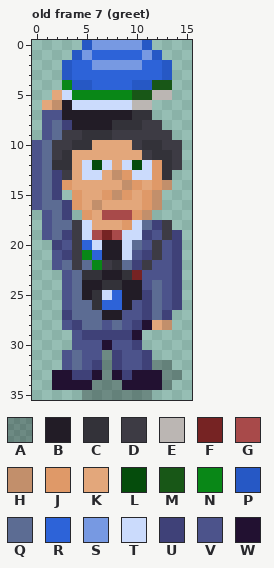
A pixel-art file gets an edit: art/cfe-ksv-pikmets.aseprite. Above is the file before it was changed.
16x36 pixels, 7 frames. Shown: old frame 7 (greet). The commit also changed other frames, which this record leaves out.
Visible layers, top first: "kasi", "kann", "head", "kaamera", "fraater", "shadow" opacity 27%.
Palette (. is transparent): A #00000046  B #221c26  C #333239  D #3d3b44  E #bbb6b3  F #762323  G #a84a4a  H #c28f6b  J #df9968  K #e3a77b  L #054c0c  M #185717  N #098717  P #2658c5  Q #5c6c93  R #2d63d8  S #7799e2  T #cbdbfc  U #3f4178  V #4c538b  W #221131
Pixels before, old frame 7 (greet), first column x 0:
 0 .....PSSSSSP...
 1 ....PSRRRRRSP..
 2 ...PRRSSSSSRRP.
 3 ...PRRRRRRRRRP.
 4 ...NPPRRRRPPMM.
 5 ..KTNNNNNNMMEE.
 6 .KHBTTTTTTEE...
 7 .VVBBBBBBBCC...
 8 .VQUBBBBCCCDD..
 9 .VQDDCCCDDDDDD.
10 VQDDCCKKKKDCCDD
11 VQDCKKKKKKKDCCD
12 VQCCKTLTKTLTJCD
13 VQUDKTTKHJTTJC.
14 VQUJKKKKKHJKJH.
15 VQU.JKKJHJKJH..
16 VQQUJKHKKKKJH..
17 .VQU.JKGGGJH...
18 .VQQDTKKKJTQUD.
19 .VQUDTGFGTTUVDU
20 ..UVDRTBBTQVDVU
21 ..VUDNRBBTVUDVU
22 ..VQDQNDCQUDVVU
23 ...VQCCBBCFVVVU
24 ...VQBBCCBBVQVU
25 ...VQBCTRBBUQVU
26 ...VQQCRRBVUQVU
27 ...UQQQBBVVUQU.
28 ...VUQQVQVUWKH.
29 ....VUUUUUW....
30 ....VVVWVVU....
31 ...VQVVAUVVU...
32 ...VQVUAUVVUAA.
33 ..WWUUWAWUWWWAA
34 ..WWWWAAAWWWWA.
35 .....AAAAAAA...
And afterwards:
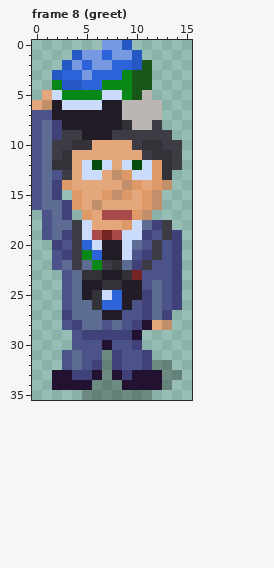
A new or re-ordered frame is compared with the old frame closest to it.
Commit: Add long greet animation for Pikmets
From old to new:
frames 7 -> 10
Frame 8 (greet) is new; against old frame 7 (greet), layers "head", "fraater":
The author changed colour C to colour B in row 8 at x 8; in row 9 at x 5 to 7.
The author changed colour H to colour B in row 6 at x 2.
The author changed colour T to colour B in row 6 at x 7 to 8.
The author changed colour U to colour B in row 8 at x 3.
The author changed colour V to colour B in row 7 at x 2.
Colour E now appears in rows 6 to 7 at x 12.
The author changed colour B to colour E in row 7 at x 9.
The author changed colour C to colour E in row 7 at x 10 to 11; in row 8 at x 10.
The author changed colour D to colour E in row 8 at x 11.
The author changed colour M to colour E in row 5 at x 11.
The author changed colour T to colour E in row 6 at x 9.
The author changed colour K to colour H in row 6 at x 1.
Colour K now appears in row 5 at x 1; in row 6 at x 0.
The author changed colour P to colour M in row 4 at x 10 to 11.
The author changed colour R to colour M in row 2 at x 11; in row 3 at x 10 to 11.
Colour N now appears in row 4 at x 2.
The author changed colour R to colour N in row 3 at x 9; in row 4 at x 7 to 9.
The author changed colour T to colour N in row 5 at x 3.
Colour P now appears in row 3 at x 2.
The author changed colour N to colour P in row 4 at x 3.
The author changed colour R to colour P in row 1 at x 10.
The author changed colour S to colour P in row 0 at x 9; in row 2 at x 10.
The author changed colour V to colour Q in rows 8 to 9 at x 1.
The author changed colour P to colour R in row 3 at x 3; in row 4 at x 5.
The author changed colour S to colour R in row 2 at x 8 to 9.
The author changed colour R to colour S in row 1 at x 6 and 8 to 9; in row 2 at x 4; in row 3 at x 5.
The author changed colour B to colour T in row 6 at x 3.
The author changed colour K to colour T in row 5 at x 2.
The author changed colour N to colour T in row 5 at x 7 to 8.
The author changed colour Q to colour U in rows 8 to 9 at x 2.
Colour V now appears in rows 7 to 9 at x 0.
The author changed colour U to colour V in row 13 at x 2.
Colour E is removed in row 5 at x 12 to 13.
Colour M is removed in row 4 at x 12 to 13.
Colour P is removed in row 0 at x 5 and 11; in row 1 at x 12; in rows 2 to 3 at x 13.
Colour R is removed in rows 2 to 3 at x 12.
Colour S is removed in row 0 at x 6 and 10; in row 1 at x 11.
Where, in picture pixels (left, top, right, bottom), the same in both pictures:
changed: (32, 40, 172, 180)
